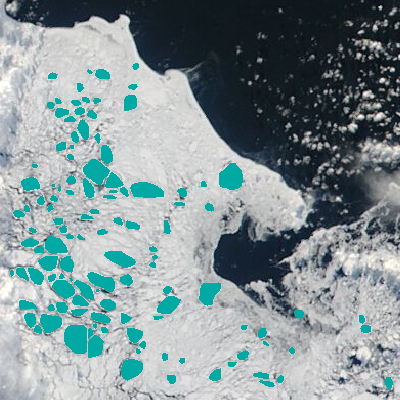
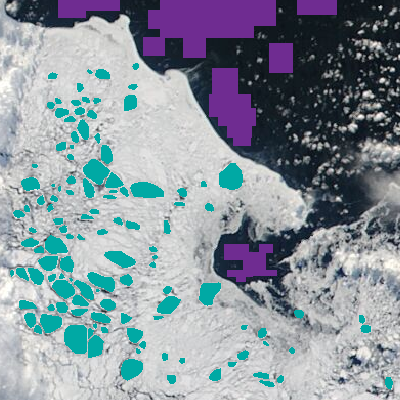
Comparing the layer stacks of the two 400 × 400 images. Changes:
added layer "water samples" above "ice floes" over (x1=58, y1=0, x2=337, y2=282)
